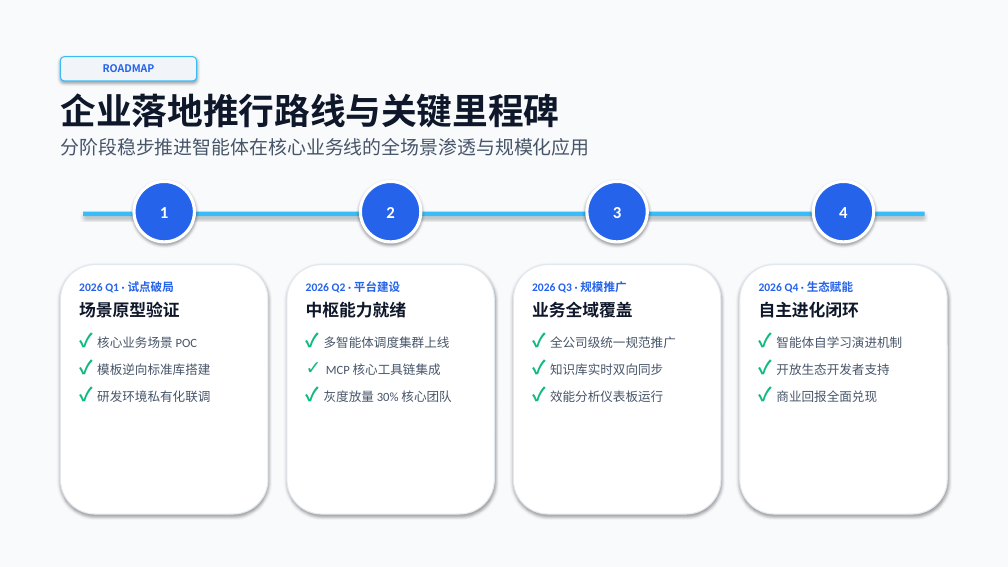
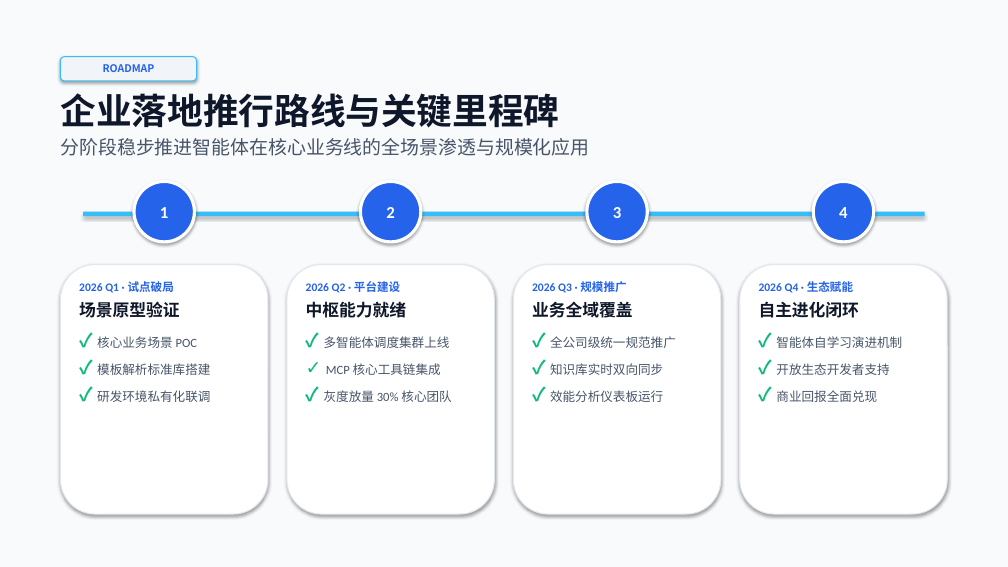
Before and after one commit to kts-kris/undoPPT, a slide deck: slide 5 of output/presentation.pptx. Drawn at 1008x567 pixels with LibreOffice and Linux fonts; fonts in the diff are those of the drawing. Boxes give left, top, right and bottom in pixels: in the first picture for what was removed or moved away, otherwise in the second. Text is boxed around its words. In the diff, an @@ line names an element or a change of style, - is before the commit and + after.

```diff
--- a/output/presentation.pptx
+++ b/output/presentation.pptx
@@ text at [97, 363, 210, 375]: text changed @@
-✓ 模板逆向标准库搭建
+✓ 模板解析标准库搭建
```
Also in this commit, not shown: 2 other slides changed, 3 other files.
